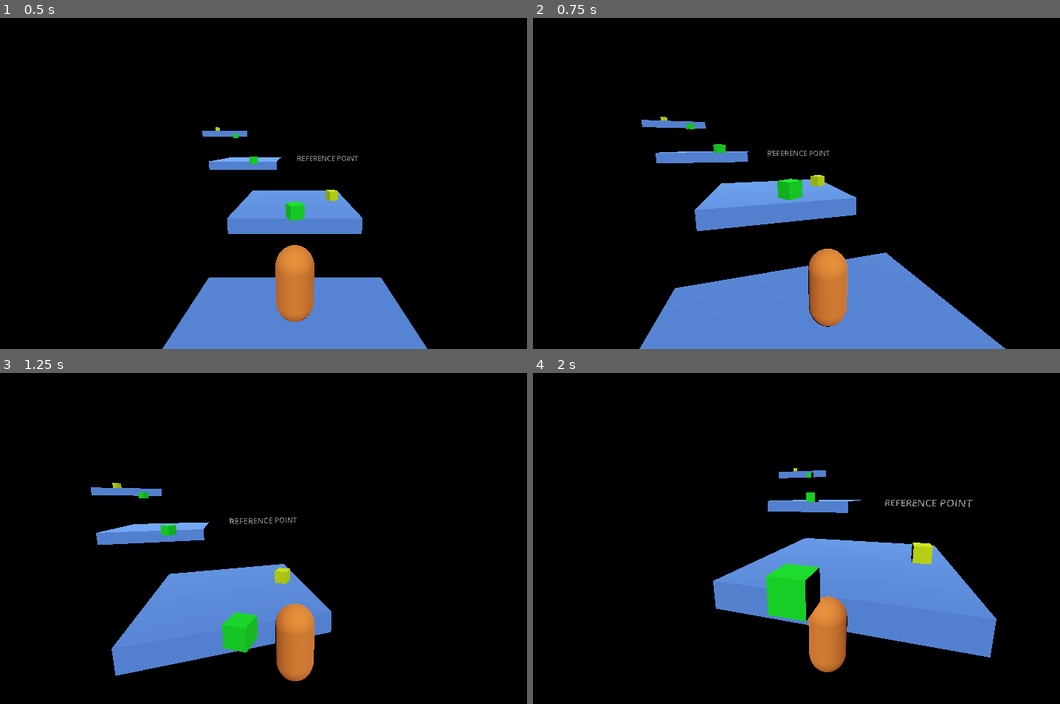
Above: before the commit, frames 1-4 (two rows, left to right).
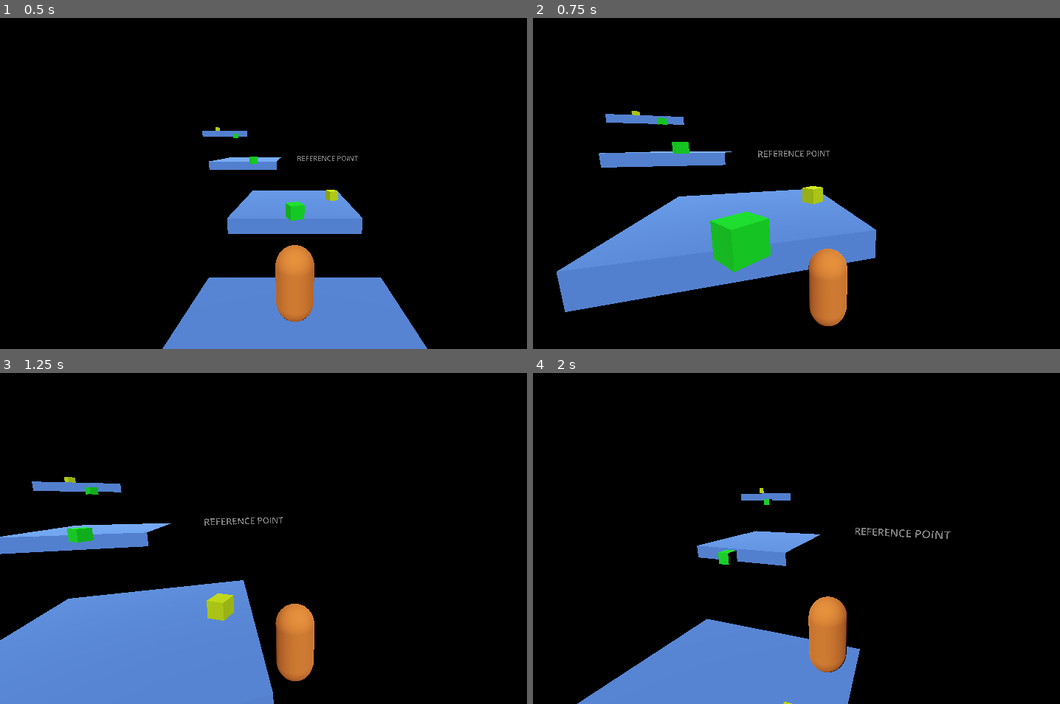
Above: after the commit, the same moments.

Repository: tobiasjdcolvin/Void-Sprinter
Game: Godot game, scene res://levels/level_one.tscn
Two runs of this game, one before a commit and one after it. Both use one fixed random seed, a clock stepped at 60 frames per second and the inputs below.
Inputs (mouse positions are in pixels of both pictures, inside the frame that each line leads up to):
- Up to frame 1 (0.5 s): no input
- Up to frame 2 (0.75 s): move the mouse to (859, 183) at 0.52 s; hold W (forward) from 0.53 s (still down); hold Shift (dash, bound only after the commit) from 0.53 s (still down)
- Up to frame 3 (1.25 s): keep holding W (forward); keep holding Shift (dash, bound only after the commit); tap Space (jump) at 0.77, 0.8, 1.07 s
- Up to frame 4 (2 s): keep holding W (forward); move the mouse to (796, 538) at 1.27 s; release Shift (dash, bound only after the commit) at 1.28 s; tap Space (jump) at 1.35, 1.52, 1.82 s; tap Shift (dash, bound only after the commit) at 1.55 s

Frame 1 is identical in both runs. In frame 2, 25% of the frame differs, in the area x 4-90%, y 28-100%; in frame 3, 17%; in frame 4, 22%.

Commit message:
Implemented dash mechanic

Diff:
--- a/player/player.gd
+++ b/player/player.gd
@@ -24,19 +24,26 @@
 		max_jumps = 1
 
 	# Handle jump.
-	if Input.is_action_just_pressed("jump") and num_jumps <= max_jumps - 1 and $JumpTimer.is_stopped():
+	if Input.is_action_pressed("jump") and num_jumps <= max_jumps - 1 and $JumpTimer.is_stopped():
 		velocity.y = JUMP_VELOCITY
 		num_jumps += 1
 		$JumpTimer.start()
+
+	if Input.is_action_pressed("dash") and $DashResetTimer.is_stopped():
+		$DashTimer.start()
+		$DashResetTimer.start()
+
+	if not $DashTimer.is_stopped():
+		global_position = global_position.move_toward($CameraStick/DashMarker.global_position, delta * 25)
 
 	# Get the input direction and handle the movement/deceleration.
 	# As good practice, you should replace UI actions with custom gameplay actions.
 	var input_dir = Input.get_vector("left", "right", "forward", "backward")
 	var direction = ($CameraStick.transform.basis * Vector3(input_dir.x, 0, input_dir.y)).normalized()
-	if direction:
+	if direction and $DashTimer.is_stopped:
 		velocity.x = direction.x * speed
 		velocity.z = direction.z * speed
-	else:
+	elif $DashTimer.is_stopped:
 		velocity.x = move_toward(velocity.x, 0, speed)
 		velocity.z = move_toward(velocity.z, 0, speed)
 
--- a/player/player.tscn
+++ b/player/player.tscn
@@ -20,11 +20,22 @@
 [node name="CollisionShape3D" type="CollisionShape3D" parent="."]
 shape = SubResource("CapsuleShape3D_yhk03")
 
+[node name="CameraStick" type="Node3D" parent="."]
+
+[node name="Camera3D" type="Camera3D" parent="CameraStick"]
+transform = Transform3D(1, 0, 0, 0, 0.984762, 0.173906, 0, -0.173906, 0.984762, 0, 3.54632, 5.11796)
+
+[node name="DashMarker" type="Marker3D" parent="CameraStick"]
+transform = Transform3D(1, 0, 0, 0, 1, 0, 0, 0, 1, 0, 0, -15.6614)
+
+[node name="DashTimer" type="Timer" parent="."]
+wait_time = 0.4
+one_shot = true
+
 [node name="JumpTimer" type="Timer" parent="."]
 wait_time = 0.2
 one_shot = true
 
-[node name="CameraStick" type="Node3D" parent="."]
-
-[node name="Camera3D" type="Camera3D" parent="CameraStick"]
-transform = Transform3D(1, 0, 0, 0, 0.984762, 0.173906, 0, -0.173906, 0.984762, 0, 3.54632, 5.11796)
+[node name="DashResetTimer" type="Timer" parent="."]
+wait_time = 4.0
+one_shot = true
--- a/project.godot
+++ b/project.godot
@@ -55,6 +55,12 @@
 "events": [Object(InputEventKey,"resource_local_to_scene":false,"resource_name":"","device":-1,"window_id":0,"alt_pressed":false,"shift_pressed":false,"ctrl_pressed":false,"meta_pressed":false,"pressed":false,"keycode":0,"physical_keycode":70,"key_label":0,"unicode":102,"echo":false,"script":null)
 ]
 }
+dash={
+"deadzone": 0.5,
+"events": [Object(InputEventKey,"resource_local_to_scene":false,"resource_name":"","device":-1,"window_id":0,"alt_pressed":false,"shift_pressed":false,"ctrl_pressed":false,"meta_pressed":false,"pressed":false,"keycode":0,"physical_keycode":4194325,"key_label":0,"unicode":0,"echo":false,"script":null)
+, Object(InputEventKey,"resource_local_to_scene":false,"resource_name":"","device":-1,"window_id":0,"alt_pressed":false,"shift_pressed":false,"ctrl_pressed":false,"meta_pressed":false,"pressed":false,"keycode":0,"physical_keycode":4194325,"key_label":0,"unicode":0,"echo":false,"script":null)
+]
+}
 
 [layer_names]
 
